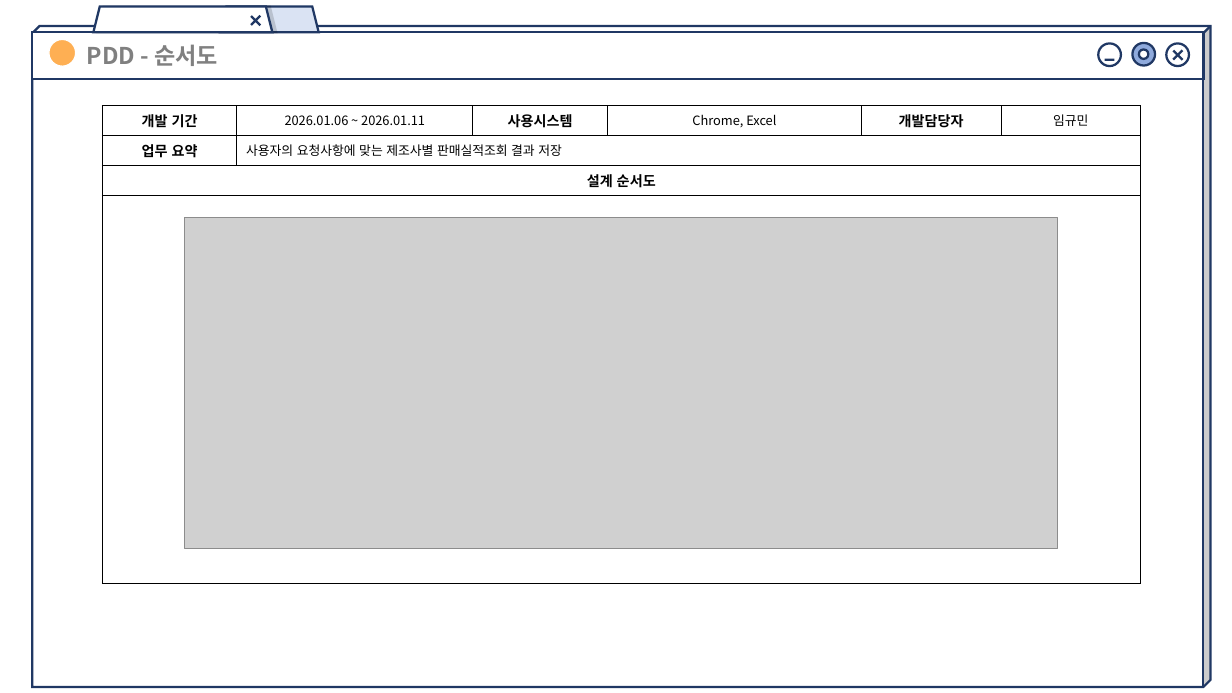
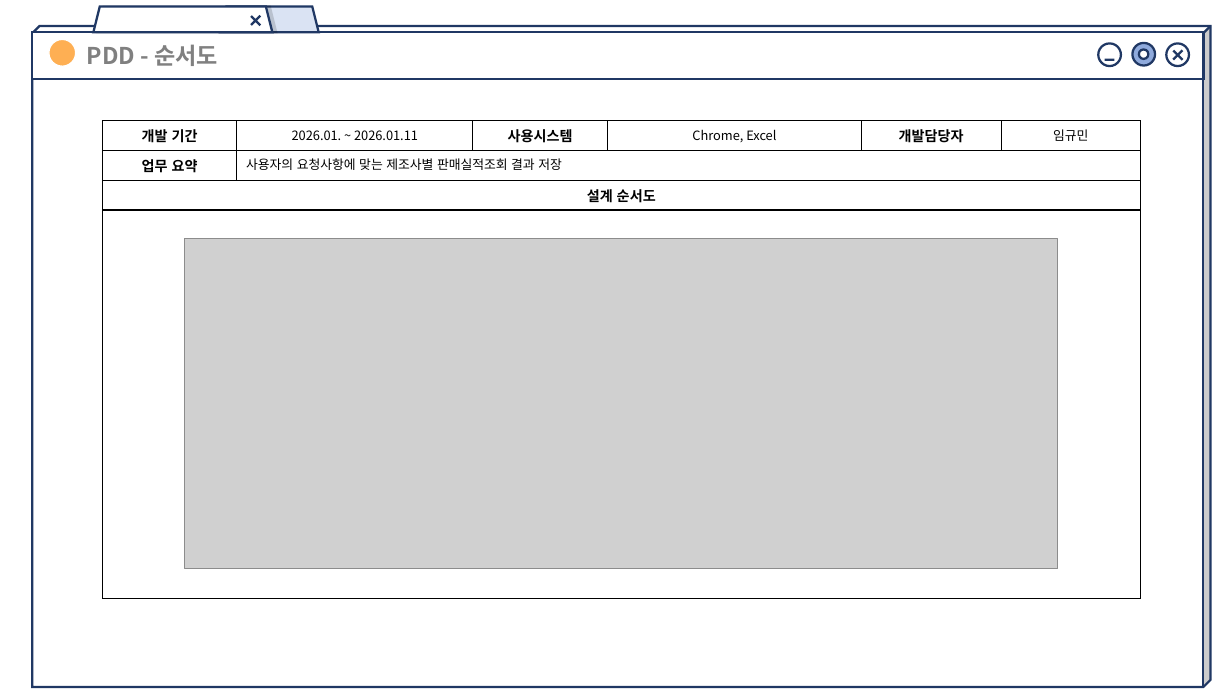
Before and after one commit to wari-wari/RPA_MiniProject_1, a slide deck: slide 3 of 미니프로젝트1.pptx. Drawn at 1232x693 pixels with LibreOffice and Linux fonts; fonts in the diff are those of the drawing; grey boxes stand for pictures; background and template pictures are left out. Boxes give left, top, right and bottom in pixels: in the first picture for what was removed or moved away, otherwise in the second. Text is boxed around its words. In the diff, an @@ line names an element or a change of style, - is before the commit and + after.

```diff
--- a/미니프로젝트1.pptx
+++ b/미니프로젝트1.pptx
@@ table at box(103, 121, 1141, 593) @@
-row 1, column 2: 2026.01.06 ~ 2026.01.11
+row 1, column 2: 2026.01. ~ 2026.01.11
@@ table: place and size @@
-table at box(103, 106, 1141, 579)
+table at box(103, 121, 1141, 593)
@@ picture: place and size @@
-picture at box(185, 218, 1058, 549)
+picture at box(185, 238, 1058, 569)
```
Also in this commit, not shown: 2 other slides changed, 1 other file.
